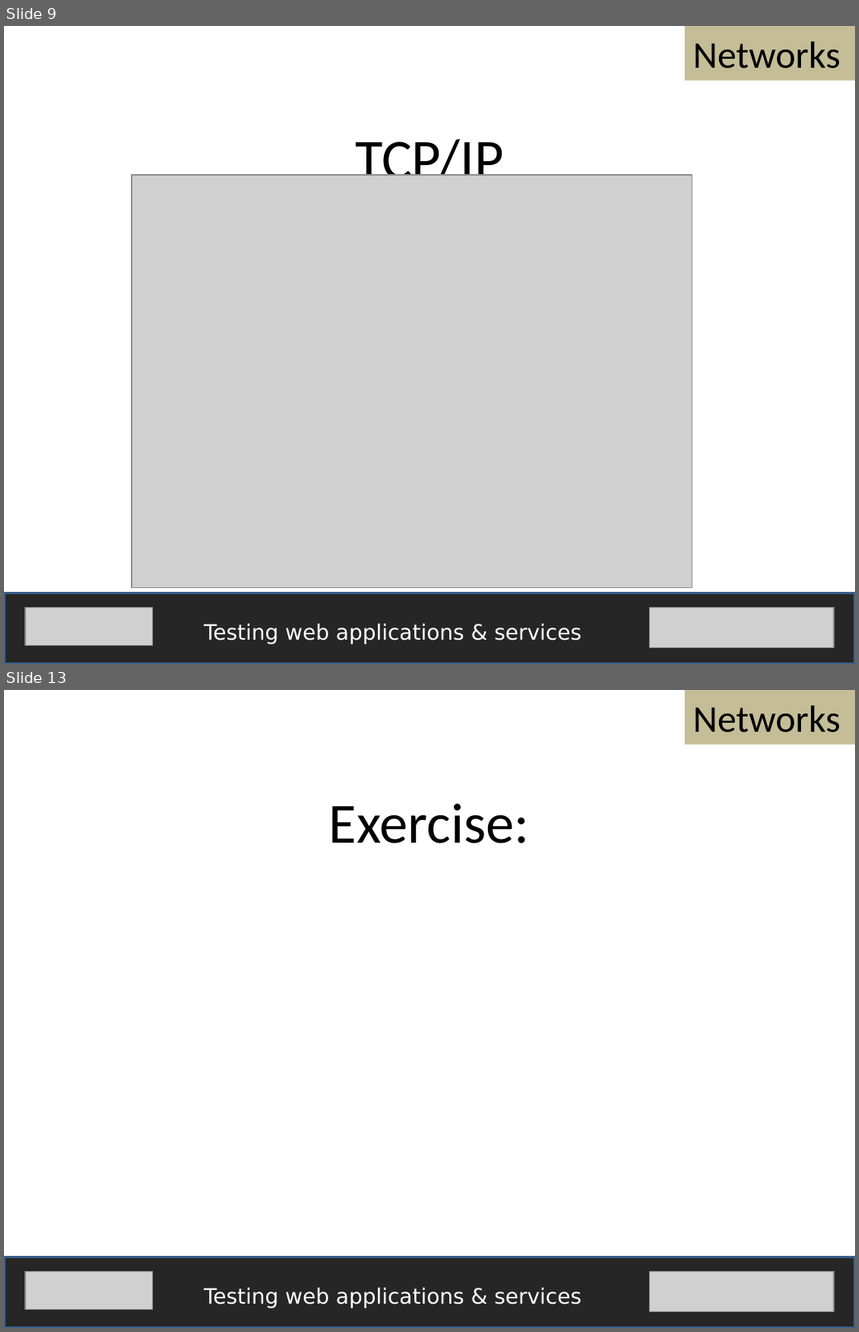
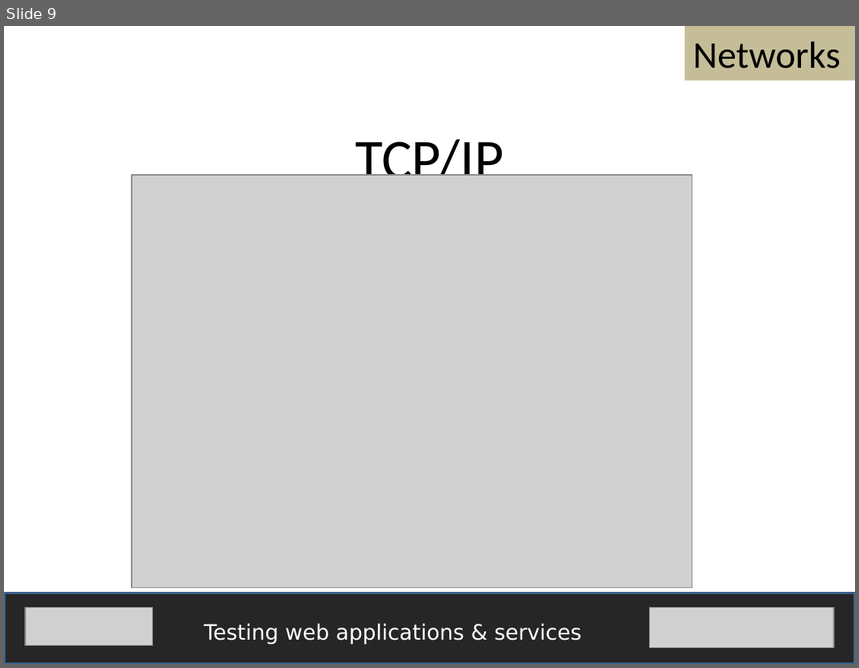
Before and after one commit to fijiaaron/testing-web-apps-and-services, a slide deck: presentations/A technical understanding of the web.pptx. Shown one above the other, each under a label of ours: slides 9 and 13 before the commit, slide 9 after it; the slides between them are not shown. The pictures are 859x1332 and 859x668 pixels, drawn with LibreOffice and Linux fonts; fonts in the diff are those of the drawing; grey boxes stand for pictures. Boxes give left, top, right and bottom in pixels: in the first picture for what was removed or moved away, otherwise in the second. Text is boxed around its words. In the diff, an @@ line names an element or a change of style, - is before the commit and + after.

Commit message:
testing web apps started but disorganized and incomplete.  Added routing and dns diagrams to technical understanding

```diff
--- a/presentations/A technical understanding of the web.pptx
+++ b/presentations/A technical understanding of the web.pptx
@@ slide 13 removed at [4, 690, 855, 1328], background #FFFFFF @@
@@ rectangle removed at [685, 690, 855, 745] @@
-Networks
@@ text removed at [329, 803, 530, 844] @@
-Exercise:
@@ rectangle removed at [4, 1258, 855, 1328] @@
@@ picture removed at [25, 1271, 153, 1309] @@
@@ picture removed at [649, 1271, 834, 1312] @@
@@ text removed at [204, 1287, 582, 1309] @@
-Testing web applications & services
```
Also in this commit, not shown: 4 slides changed, 7 other files.
